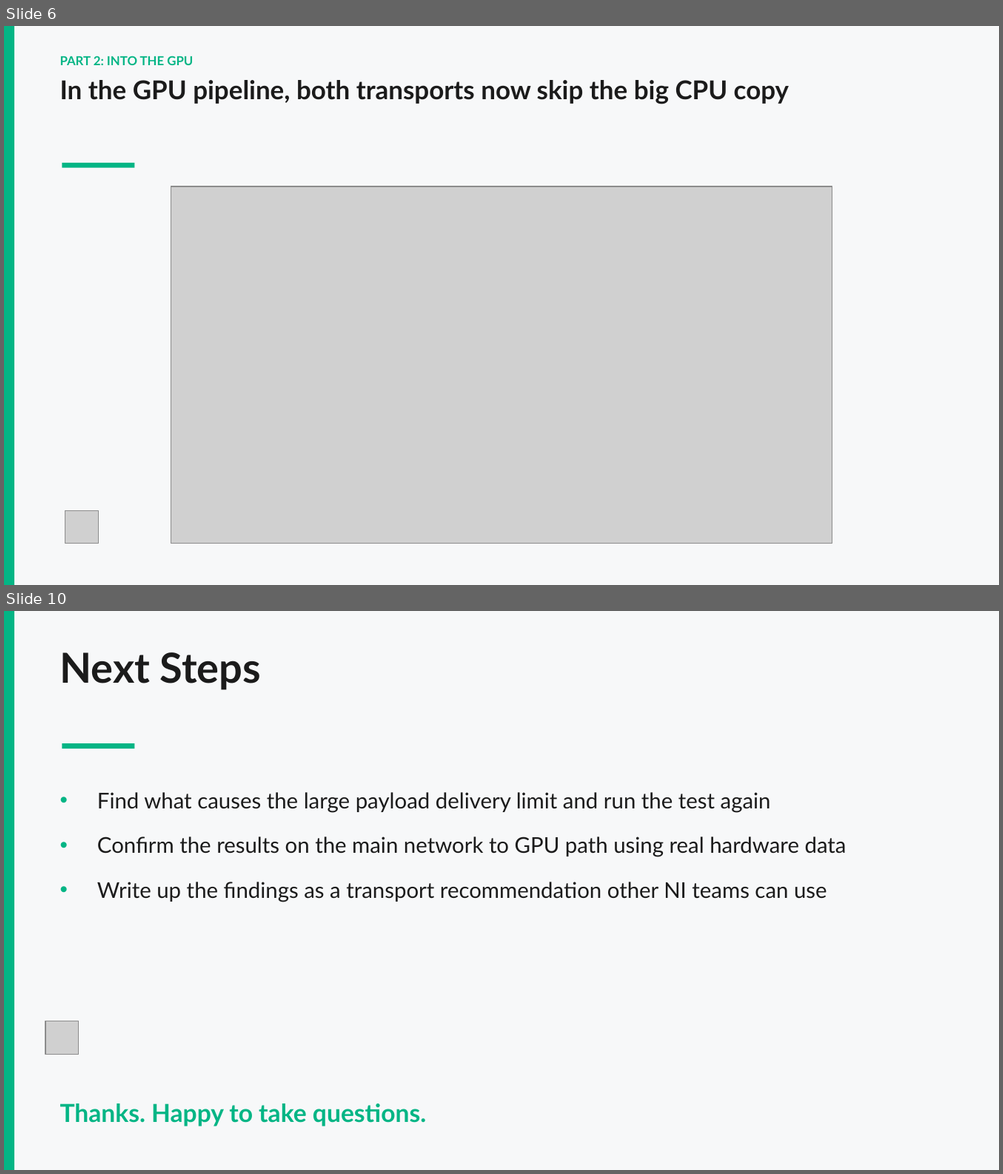
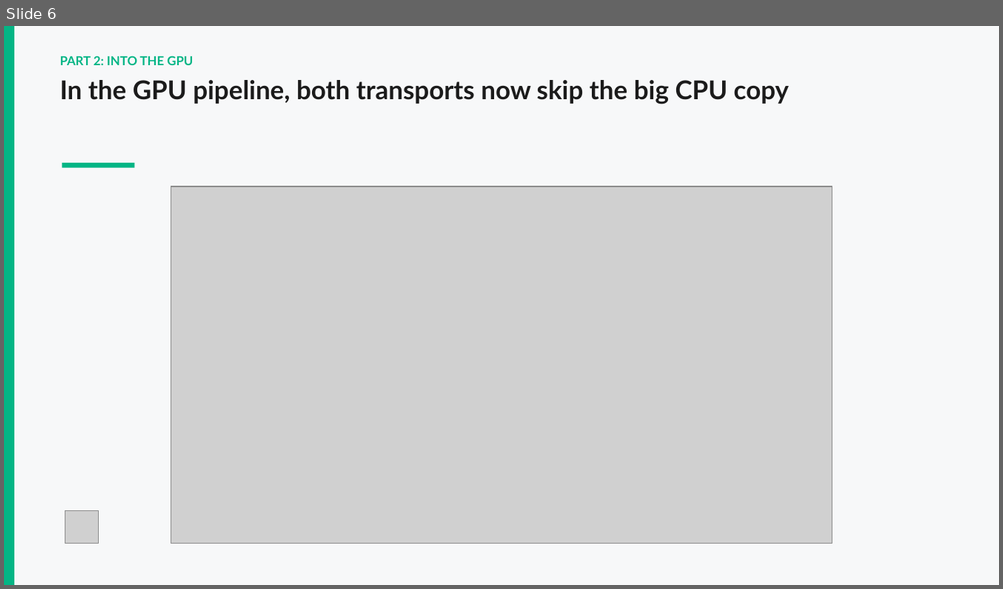
Before and after one commit to dvthomas01/DAQIRI_v_GRPC, a slide deck: presentation/Intern_showcase_Dami.pptx. Shown one above the other, each under a label of ours: slides 6 and 10 before the commit, slide 6 after it; the slides between them are not shown. The pictures are 1003x1174 and 1003x589 pixels, drawn with LibreOffice and Linux fonts; fonts in the diff are those of the drawing; grey boxes stand for pictures. Boxes give left, top, right and bottom in pixels: in the first picture for what was removed or moved away, otherwise in the second. Text is boxed around its words. In the diff, an @@ line names an element or a change of style, - is before the commit and + after.

```diff
--- a/presentation/Intern_showcase_Dami.pptx
+++ b/presentation/Intern_showcase_Dami.pptx
@@ slide 10 removed at (4,611,999,1170), background #F7F8F9 @@
@@ rectangle removed at (4,611,14,1170) @@
@@ text removed at (60,652,261,690) @@
-Next Steps
@@ rectangle removed at (62,743,134,749) @@
@@ text removed at (97,792,846,902) @@
-• Find what causes the large payload delivery limit and run the test again
-• Confirm the results on the main network to GPU path using real hardware data
-• Write up the findings as a transport recommendation other NI teams can use
@@ picture removed at (45,1022,79,1054) @@
@@ text removed at (60,1104,426,1127) @@
-Thanks. Happy to take questions.
```
Also in this commit, not shown: 6 slides changed, 6 slides added, 1 other slide removed, 7 other files.
